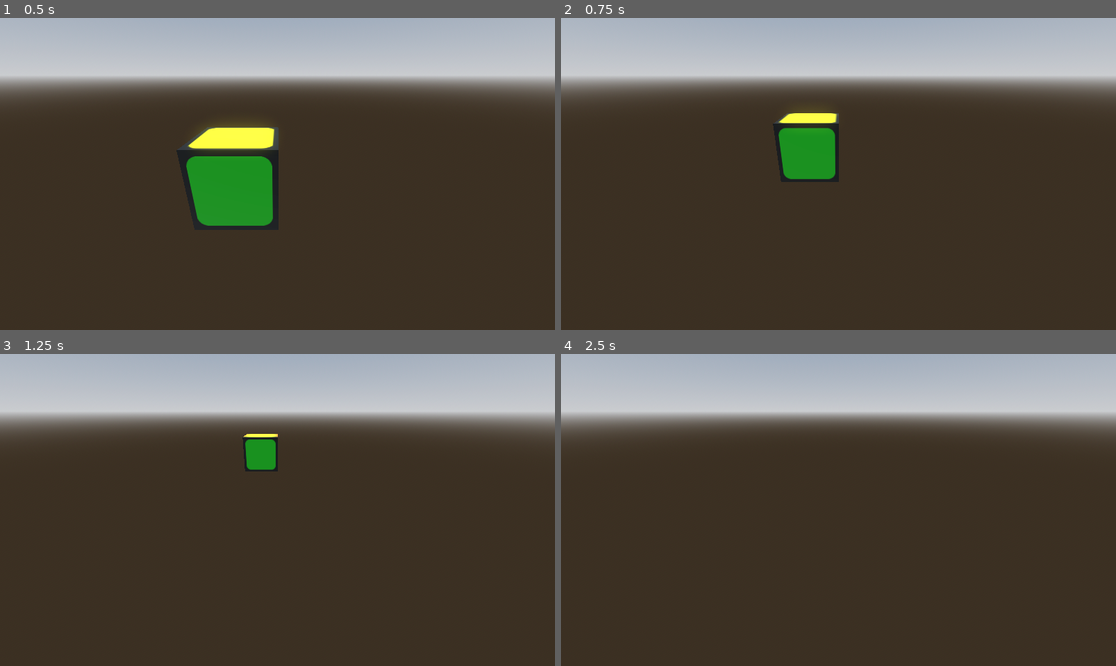
Above: before the commit, frames 1-4 (two rows, left to right).
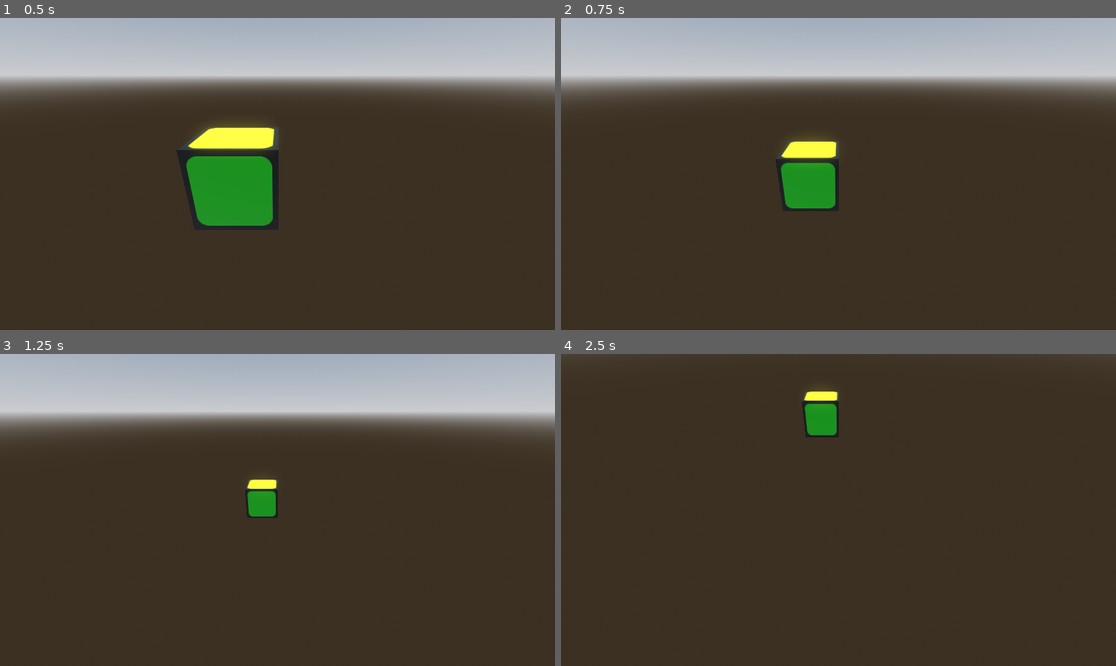
Above: after the commit, the same moments.

Repository: casseveritt/gdfun
Game: Godot game, scene res://gd_speed_cube.tscn
Two runs of this game, one before a commit and one after it. Both use one fixed random seed, a clock stepped at 60 frames per second and the inputs below.
Inputs:
- Up to frame 1 (0.5 s): no input
- Up to frame 2 (0.75 s): tap Enter at 0.5 s; hold S (cam_mov_back) from 0.53 s (still down)
- Up to frame 3 (1.25 s): keep holding S (cam_mov_back); tap Q (cam_mov_down, bound only after the commit) at 0.8 s
- Up to frame 4 (2.5 s): release S (cam_mov_back) at 1.28 s; tap Q (cam_mov_down, bound only after the commit) at 1.35 s; tap Down (cam_mov_down, bound only before the commit) at 1.55 s; tap Space at 2 s; hold Down (cam_mov_down, bound only before the commit) from 2.03 s (still down); tap W (cam_mov_fwd) at 2.3 s

Frame 1 is identical in both runs. In frame 2, 2.8% of the frame differs, in the area x 38-51%, y 30-62%; in frame 3, 1.4%; in frame 4, 25%, in the area x 0-100%, y 0-27%.

Commit message:
added camera rotation

Diff:
--- a/gdspeedcube/gd_speed_cube.gd
+++ b/gdspeedcube/gd_speed_cube.gd
@@ -3,19 +3,35 @@
 @onready var cam = $Camera3D
 
 const CAM_MOV_INCR := 0.01
+const CAM_ROT_INCR := 0.01
+
+func incr_rotation(b : Basis, axis : Vector3, incr : float):
+	var q = b.get_rotation_quaternion()
+	var q_incr = Quaternion(axis, incr)
+	return Basis(q * q_incr)
 
 func _process(delta: float) -> void:
 	if Input.is_action_pressed("quit"):
 		get_tree().quit()
+	var b : Basis = cam.basis
 	if Input.is_action_pressed("cam_mov_fwd"):
-		cam.position.z -= CAM_MOV_INCR
+		cam.position -= b.z * CAM_MOV_INCR
 	if Input.is_action_pressed("cam_mov_left"):
-		cam.position.x -= CAM_MOV_INCR
+		cam.position -= b.x * CAM_MOV_INCR
 	if Input.is_action_pressed("cam_mov_back"):
-		cam.position.z += CAM_MOV_INCR
+		cam.position += b.z * CAM_MOV_INCR
 	if Input.is_action_pressed("cam_mov_right"):
-		cam.position.x += CAM_MOV_INCR
+		cam.position += b.x * CAM_MOV_INCR
 	if Input.is_action_pressed("cam_mov_down"):
-		cam.position.y -= CAM_MOV_INCR
+		cam.position -= b.y * CAM_MOV_INCR
 	if Input.is_action_pressed("cam_mov_up"):
-		cam.position.y += CAM_MOV_INCR
+		cam.position += b.y * CAM_MOV_INCR
+
+	if Input.is_action_pressed("cam_rot_left"):
+		cam.basis = incr_rotation(cam.basis, Vector3(0.0, 1.0, 0.0), CAM_ROT_INCR)
+	if Input.is_action_pressed("cam_rot_right"):
+		cam.basis = incr_rotation(cam.basis, Vector3(0.0, 1.0, 0.0), -CAM_ROT_INCR)
+	if Input.is_action_pressed("cam_rot_down"):
+		cam.basis = incr_rotation(cam.basis, Vector3(1.0, 0.0, 0.0), -CAM_ROT_INCR)
+	if Input.is_action_pressed("cam_rot_up"):
+		cam.basis = incr_rotation(cam.basis, Vector3(1.0, 0.0, 0.0), CAM_ROT_INCR)
--- a/gdspeedcube/project.godot
+++ b/gdspeedcube/project.godot
@@ -44,10 +44,30 @@
 }
 cam_mov_down={
 "deadzone": 0.2,
+"events": [Object(InputEventKey,"resource_local_to_scene":false,"resource_name":"","device":-1,"window_id":0,"alt_pressed":false,"shift_pressed":false,"ctrl_pressed":false,"meta_pressed":false,"pressed":false,"keycode":0,"physical_keycode":81,"key_label":0,"unicode":113,"location":0,"echo":false,"script":null)
+]
+}
+cam_mov_up={
+"deadzone": 0.2,
+"events": [Object(InputEventKey,"resource_local_to_scene":false,"resource_name":"","device":-1,"window_id":0,"alt_pressed":false,"shift_pressed":false,"ctrl_pressed":false,"meta_pressed":false,"pressed":false,"keycode":0,"physical_keycode":69,"key_label":0,"unicode":101,"location":0,"echo":false,"script":null)
+]
+}
+cam_rot_left={
+"deadzone": 0.2,
+"events": [Object(InputEventKey,"resource_local_to_scene":false,"resource_name":"","device":-1,"window_id":0,"alt_pressed":false,"shift_pressed":false,"ctrl_pressed":false,"meta_pressed":false,"pressed":false,"keycode":0,"physical_keycode":4194319,"key_label":0,"unicode":0,"location":0,"echo":false,"script":null)
+]
+}
+cam_rot_right={
+"deadzone": 0.2,
+"events": [Object(InputEventKey,"resource_local_to_scene":false,"resource_name":"","device":-1,"window_id":0,"alt_pressed":false,"shift_pressed":false,"ctrl_pressed":false,"meta_pressed":false,"pressed":false,"keycode":0,"physical_keycode":4194321,"key_label":0,"unicode":0,"location":0,"echo":false,"script":null)
+]
+}
+cam_rot_down={
+"deadzone": 0.2,
 "events": [Object(InputEventKey,"resource_local_to_scene":false,"resource_name":"","device":-1,"window_id":0,"alt_press …(195 unchanged characters)…
 ]
 }
-cam_mov_up={
+cam_rot_up={
 "deadzone": 0.2,
 "events": [Object(InputEventKey,"resource_local_to_scene":false,"resource_name":"","device":-1,"window_id":0,"alt_press …(195 unchanged characters)…
 ]
Not shown, added: gdspeedcube/gd_speed_cube.gd.uid
